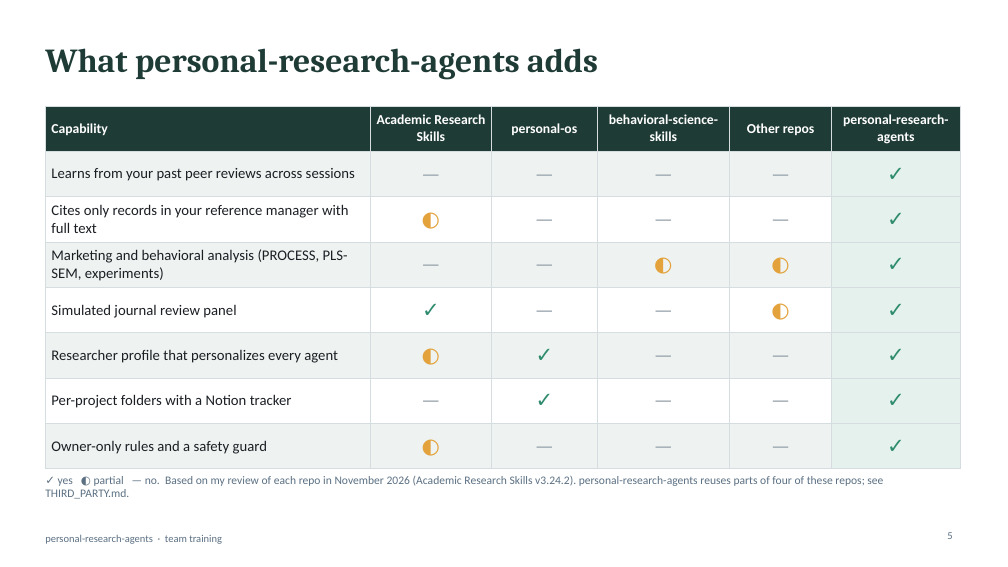
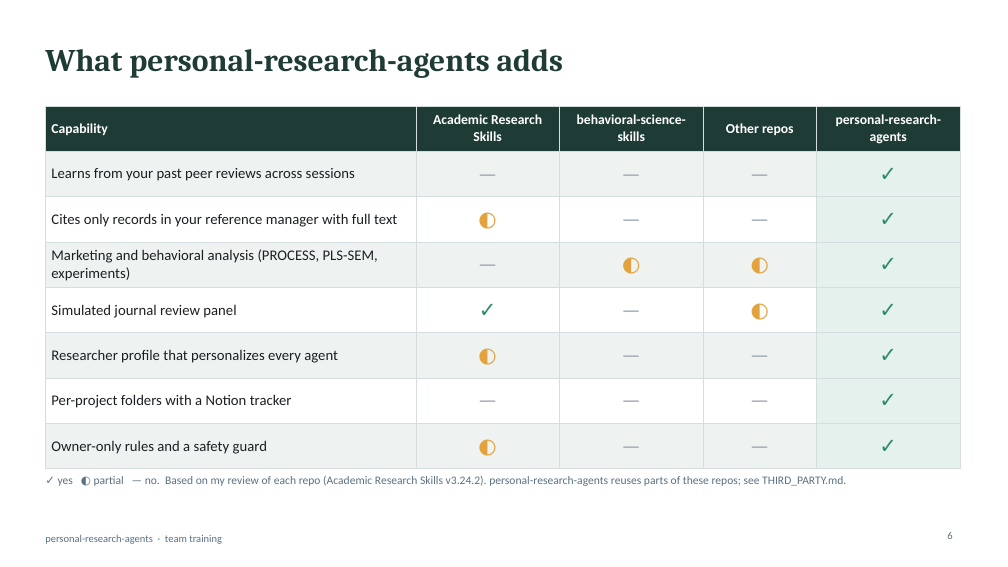
Before and after one commit to simonhdang/personal-research-agents, a slide deck: slide 6 of docs/personal-research-agents_seminar.pptx (slide 5 before the commit). Drawn at 1008x567 pixels with LibreOffice and Linux fonts; fonts in the diff are those of the drawing. Boxes give left, top, right and bottom in pixels: in the first picture for what was removed or moved away, otherwise in the second. Text is boxed around its words. In the diff, an @@ line names an element or a change of style, - is before the commit and + after.

```diff
--- a/docs/personal-research-agents_seminar.pptx
+++ b/docs/personal-research-agents_seminar.pptx
@@ title "What personal-research-agents adds" at bbox=[45, 49, 563, 78]: size 32 to 30 pt @@
@@ table at bbox=[45, 106, 960, 458] @@
-column 3: personal-os | — | — | — | — | ✓ | ✓ | —
@@ text at bbox=[58, 476, 846, 486]: text changed @@
-✓ yes ◐ partial — no. Based on my review of each repo in November 2026 (Academic Research Skills v3.24.2). personal-research-agents reuses parts of four of these repos; see THIRD_PARTY.md.
+✓ yes ◐ partial — no. Based on my review of each repo (Academic Research Skills v3.24.2). personal-research-agents reuses parts of these repos; see THIRD_PARTY.md.
```
Also in this commit, not shown: 16 other slides changed, 24 slides added, 6 slides removed, 1 other file.
